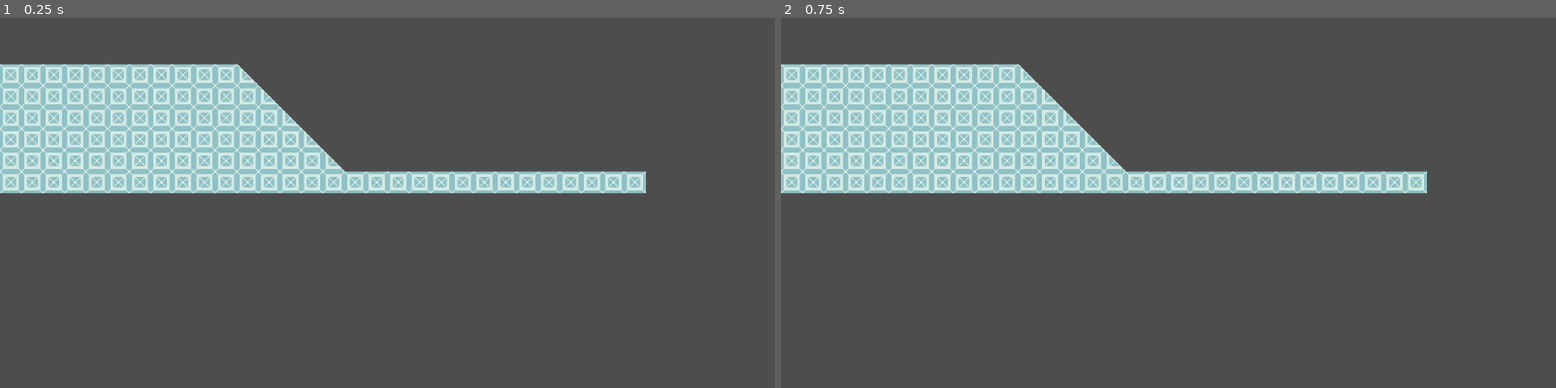
Above: before the commit, frames 1-2 (left to right).
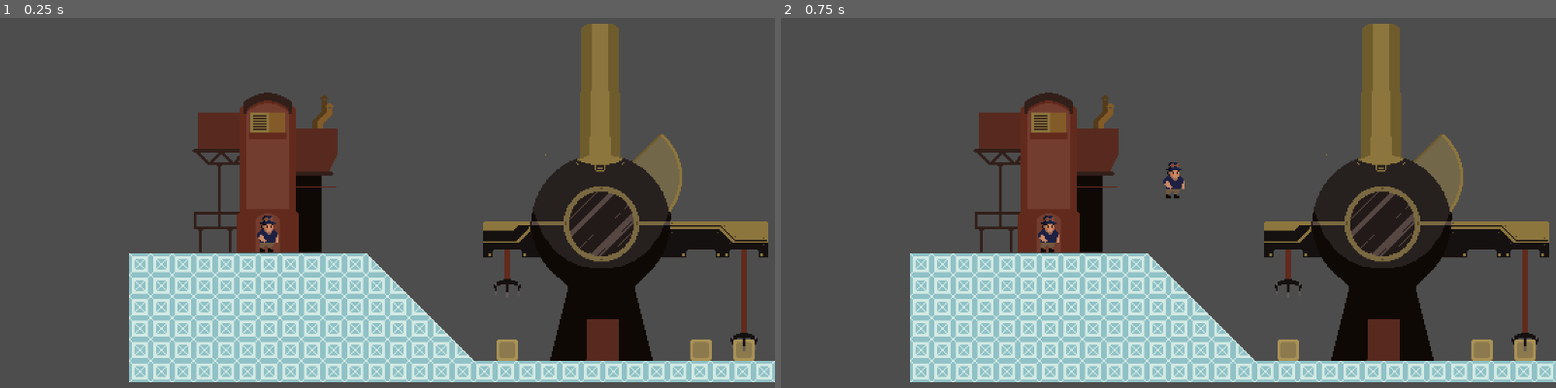
Above: after the commit, the same moments.

Repository: dethland/AFKGODOT
Game: Godot game, scene res://Tests/Testing/facility_play_ground.tscn
Same seed, same stepped clock (60 frames per second), same inputs: the game is played once before the commit and once after it. The project has no main scene, so this scene is started directly.
Inputs (mouse positions are in pixels of both pictures, inside the frame that each line leads up to):
- Up to frame 1 (0.25 s): no input
- Up to frame 2 (0.75 s): tap Enter (ui_accept) at 0.5 s; move the mouse to (1339, 173) at 0.52 s; click (1339, 173) at 0.67 s

The runs differ from the first frame. In frame 1, 45% of the frame differs, in the area x 0-100%, y 1-99%; in frame 2, 45%.
Error before the commit: Invalid access to property or key 'name' on a base object of type 'Nil'. (res://Scripts/Sub-brain/HumanResource.gd:38)
Error after the commit: Invalid access to property or key 'input' on a base object of type 'Dictionary'. (res://Scripts/ResourceRelated/ResourceDataServer.gd:35)

Commit message:
Some art

Diff:
--- a/Game/Scenes/Building/empty_facility.tscn
+++ b/Game/Scenes/Building/empty_facility.tscn
@@ -3,6 +3,7 @@
 [ext_resource type="Script" path="res://Scripts/BuildingRelated/Facility.gd" id="1_4vosc"]
 
 [node name="EmptyFacility" type="Node2D"]
+texture_filter = 1
 script = ExtResource("1_4vosc")
 colonist_path = "res://Scenes/Colonist/Colonist.tscn"
 area2d_path = NodePath("Area2D")
--- a/Game/Scenes/Building/house.tscn
+++ b/Game/Scenes/Building/house.tscn
@@ -1,7 +1,11 @@
-[gd_scene load_steps=2 format=3 uid="uid://bovf7va0c1wh6"]
+[gd_scene load_steps=3 format=3 uid="uid://bovf7va0c1wh6"]
 
 [ext_resource type="PackedScene" uid="uid://dxqsi1wfofxwl" path="res://Scenes/Building/empty_facility.tscn" id="1_klysv"]
+[ext_resource type="Texture2D" uid="uid://c06rt2fni7vrd" path="res://Asset/Building/house.png" id="2_sevx2"]
 
 [node name="House" instance=ExtResource("1_klysv")]
 _name = "House"
 facility_type = 3
+
+[node name="Sprite2D" parent="." index="0"]
+texture = ExtResource("2_sevx2")
--- a/Game/Scenes/Building/refine_iron.tscn
+++ b/Game/Scenes/Building/refine_iron.tscn
@@ -1,6 +1,10 @@
-[gd_scene load_steps=2 format=3 uid="uid://bv381m5fa70f4"]
+[gd_scene load_steps=3 format=3 uid="uid://bv381m5fa70f4"]
 
 [ext_resource type="PackedScene" uid="uid://dxqsi1wfofxwl" path="res://Scenes/Building/empty_facility.tscn" id="1_b46xj"]
+[ext_resource type="Texture2D" uid="uid://b4di23gjmnlry" path="res://Asset/Building/factory.png" id="2_2p15a"]
 
 [node name="RefineIron" instance=ExtResource("1_b46xj")]
 _name = "RefineIron"
+
+[node name="Sprite2D" parent="." index="0"]
+texture = ExtResource("2_2p15a")
--- a/Game/Scenes/Colonist/Colonist.tscn
+++ b/Game/Scenes/Colonist/Colonist.tscn
@@ -1,14 +1,14 @@
 [gd_scene load_steps=3 format=3 uid="uid://sce8bxj7mrpk"]
 
 [ext_resource type="Script" path="res://Scripts/ColonistRelated/Colonist.gd" id="1_qolt3"]
-[ext_resource type="Texture2D" uid="uid://c88esh2ptrqfc" path="res://icon.svg" id="2_rj7u6"]
+[ext_resource type="Texture2D" uid="uid://pqvn05ojnbbd" path="res://Asset/Colonist/colonist.png" id="2_c07pa"]
 
 [node name="CharacterBody2D" type="CharacterBody2D"]
-scale = Vector2(0.25, 0.25)
+texture_filter = 1
 script = ExtResource("1_qolt3")
 
+[node name="Sprite2D" type="Sprite2D" parent="."]
+texture = ExtResource("2_c07pa")
+
 [node name="CollisionPolygon2D" type="CollisionPolygon2D" parent="."]
-polygon = PackedVector2Array(57.1, -63.1, 59.1, -63.1, 59.1, -62.1, 60.1, -62.1, 60.1, -61.1, 61.1, -61.1, 61.1, -60.1, 62.1, -60.1, 62.1, -59.1, 63.1, -59.1, 63.1, -57.1, 64, -57.1, 64, 57.1, 63.1, 57.1, 63.1, 59.1, 62.1, 59.1, 62.1, 60.1, 61.1, 60.1, 61.1, 61.1, 60.1, 61.1, 60.1, 62.1, 59.1, 62.1, 59.1, 63.1, 57.1, 63.1, 57.1, 64, -57.1, 64, -57.1, 63.1, -59.1, 63.1, -59.1, 62.1, -60.1, 62.1, -60.1, 61.1, -61.1, 61.1, -61.1, 60.1, -62.1, 60.1, -62.1, 59.1, -63.1, 59.1, -63.1, 57.1, -64, 57.1, -64, -57.1, -63.1, -57.1, -63.1, -59.1, -62.1, -59.1, -62.1, -60.1, -61.1, -60.1, -61.1, -61.1, -60.1, -61.1, -60.1, -62.1, -59.1, -62.1, -59.1, -63.1, -57.1, -63.1, -57.1, -64, 57.1, -64)
-
-[node name="Sprite2D" type="Sprite2D" parent="."]
-texture = ExtResource("2_rj7u6")
+polygon = PackedVector2Array(5, -14, 9, -11, 9, -8.9, 8.3, -4, 12.7, 10, 9.7, 10, 7, 12, 7, 16, -9.8, 16, -10, -9, -8.1, -9, -5, -13.6, -5, -16, 5, -16)
--- a/Game/Scripts/BuildingRelated/Facility.gd
+++ b/Game/Scripts/BuildingRelated/Facility.gd
@@ -83,11 +83,6 @@
 func colonist_exit():
 	num_colonist -= 1
 
-func debug_update():
-	# for now only print the name of facility on the top of the head
-	var debug_text = ""
-	debug_text += get__name() + "\n"
-	$Debug.text = debug_text
 
 func get_population():
 	return num_colonist
@@ -96,7 +91,6 @@
 	num_colonist = int_value
 
 func _ready():
-	debug_update()
 	ID = FS.init_facility(self)
 	if not area2d_path.is_empty():
 		var area2d : Area2D = get_node(area2d_path)
--- a/Game/Tests/Testing/facility_play_ground.tscn
+++ b/Game/Tests/Testing/facility_play_ground.tscn
@@ -1,6 +1,9 @@
-[gd_scene load_steps=3 format=3 uid="uid://bynajv706gx1l"]
+[gd_scene load_steps=6 format=3 uid="uid://bynajv706gx1l"]
 
+[ext_resource type="PackedScene" uid="uid://bv381m5fa70f4" path="res://Scenes/Building/refine_iron.tscn" id="3_cerfu"]
+[ext_resource type="PackedScene" uid="uid://bovf7va0c1wh6" path="res://Scenes/Building/house.tscn" id="4_0iegv"]
 [ext_resource type="Script" path="res://Scripts/Sub-brain/HumanResource.gd" id="4_oya2h"]
+[ext_resource type="PackedScene" uid="uid://sce8bxj7mrpk" path="res://Scenes/Colonist/Colonist.tscn" id="5_gjbyw"]
 [ext_resource type="PackedScene" uid="uid://cwl43lyr4om72" path="res://Tilemap/tile_map.tscn" id="5_jjav4"]
 
 [node name="FacilityPlayGround" type="Node2D"]
@@ -12,3 +15,17 @@
 unique_name_in_owner = true
 
 [node name="TileMap" parent="." instance=ExtResource("5_jjav4")]
+scale = Vector2(1, 1)
+
+[node name="RefineIron" parent="." instance=ExtResource("3_cerfu")]
+position = Vector2(368, 8)
+
+[node name="Camera2D" type="Camera2D" parent="."]
+position = Vector2(192, 21)
+zoom = Vector2(2, 2)
+
+[node name="House" parent="." instance=ExtResource("4_0iegv")]
+position = Vector2(101, -1)
+
+[node name="CharacterBody2D" parent="." instance=ExtResource("5_gjbyw")]
+position = Vector2(103, 48)
Binary file added: Game/Asset/Building/factory.png
Not shown, added: Game/Asset/Building/factory.png.import
Binary file added: Game/Asset/Building/house.png
Not shown, added: Game/Asset/Building/house.png.import
Binary file added: Game/Asset/Colonist/colonist.png
Not shown, added: Game/Asset/Colonist/colonist.png.import
